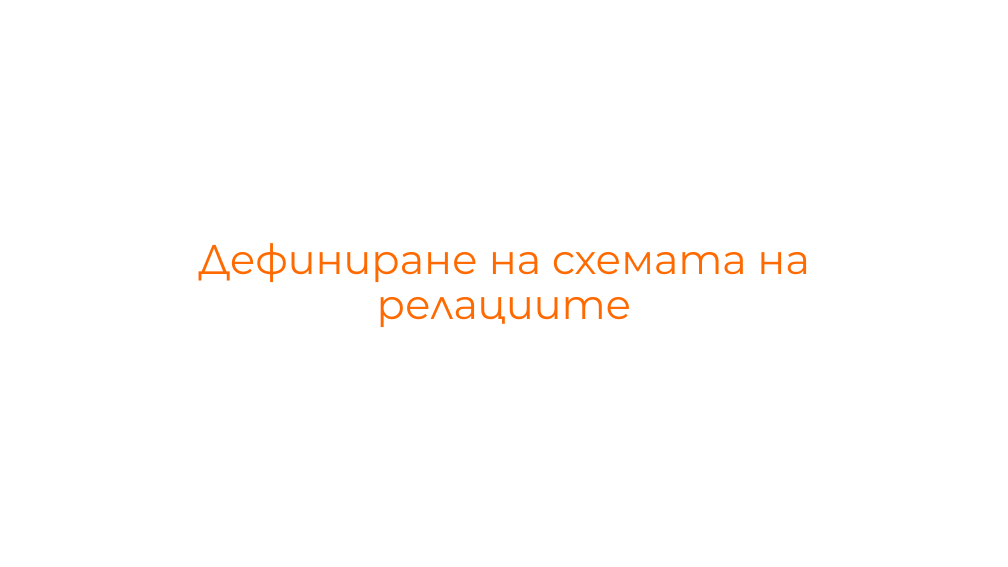
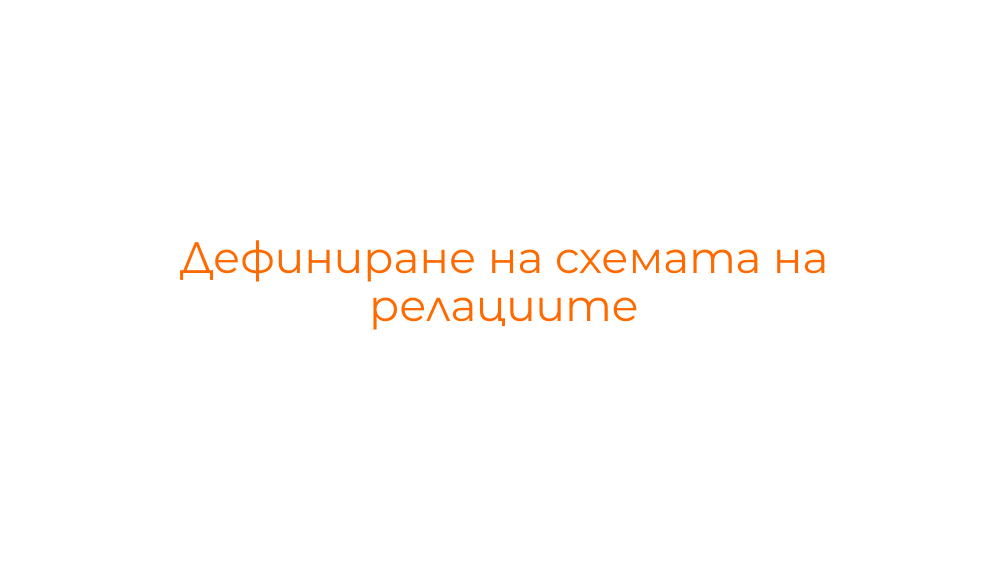
Before and after one commit to NikolaTotev/SQL-Course-Project, a slide deck: slide 3 of Project Presentation.pptx. Drawn at 1008x567 pixels with LibreOffice and Linux fonts; fonts in the diff are those of the drawing. Boxes give left, top, right and bottom in pixels: in the first picture for what was removed or moved away, otherwise in the second. Text is boxed around its words. In the diff, an @@ line names an element or a change of style, - is before the commit and + after.

```diff
--- a/Project Presentation.pptx
+++ b/Project Presentation.pptx
@@ title "Дефиниране на схемата на релациите" at (180, 240, 828, 330): size 39.6 to 42 pt @@
```
Also in this commit, not shown: 4 other slides changed, 8 slides added, 2 slides removed, 11 other files.
